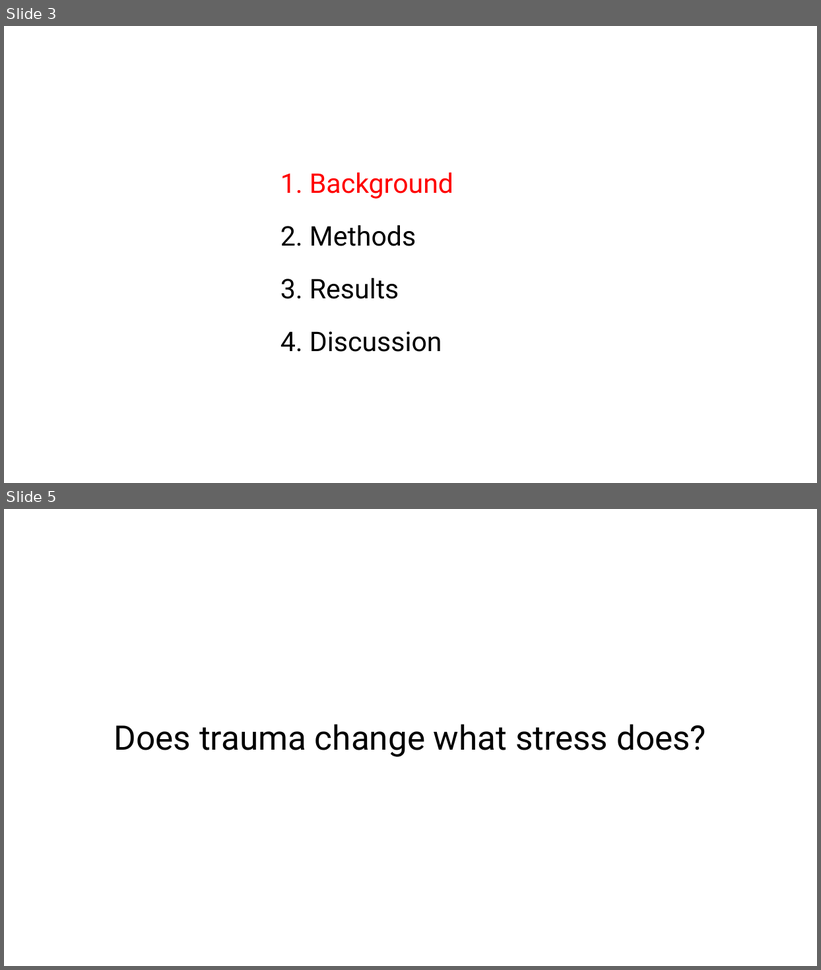
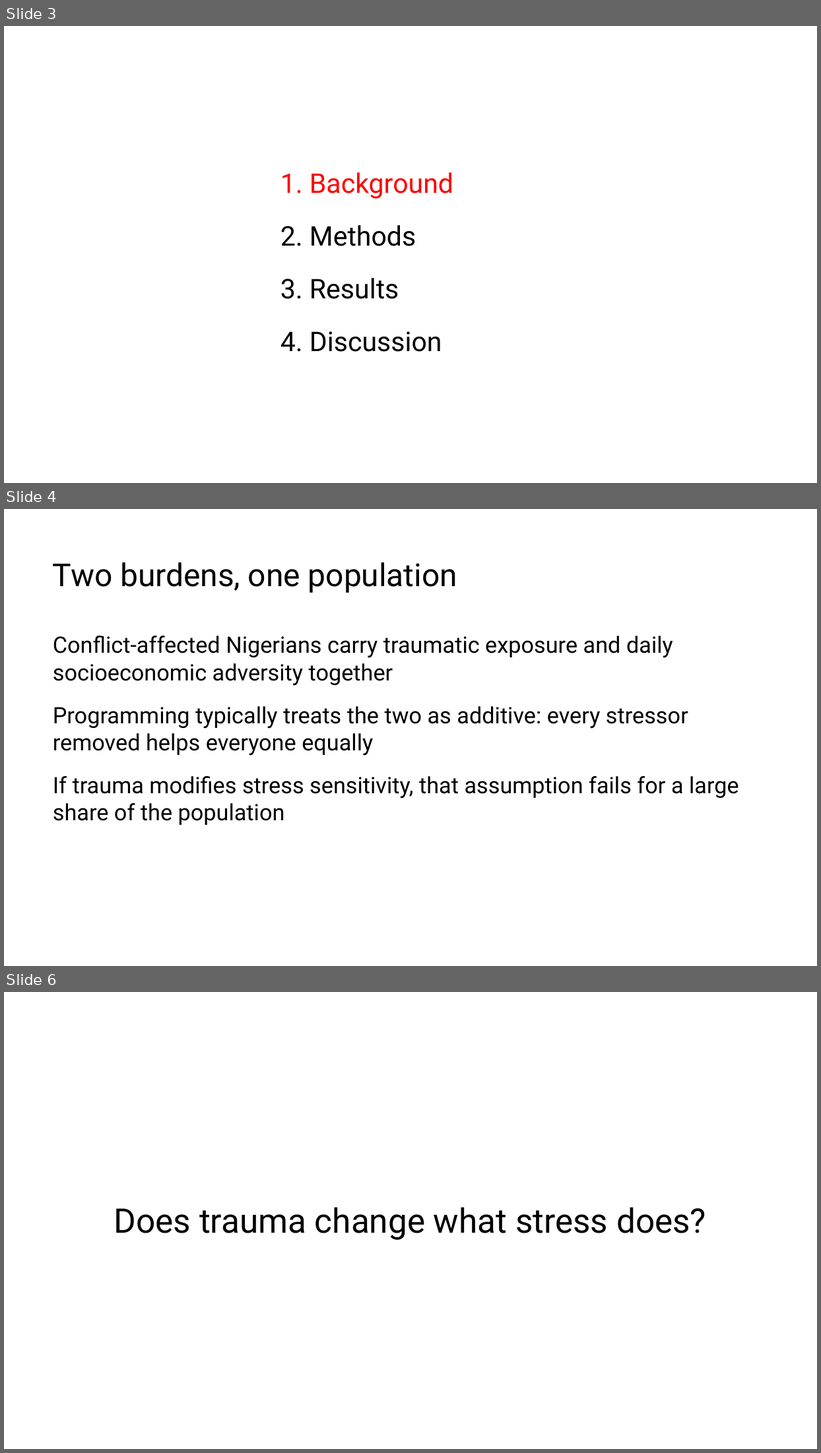
Before and after one commit to MrMoh19/speechify-personal, a slide deck: projects/marvin-stress-trauma/istss_trauma_saturation.pptx. Shown one above the other, each under a label of ours: slides 3 and 5 before the commit, slides 3, 4 and 6 after it; the slides between them are not shown. The pictures are 821x970 and 821x1453 pixels, drawn with LibreOffice and Linux fonts; fonts in the diff are those of the drawing. Boxes give left, top, right and bottom in pixels: in the first picture for what was removed or moved away, otherwise in the second. Text is boxed around its words. In the diff, an @@ line names an element or a change of style, - is before the commit and + after.

```diff
--- a/projects/marvin-stress-trauma/istss_trauma_saturation.pptx
+++ b/projects/marvin-stress-trauma/istss_trauma_saturation.pptx
@@ slide 4 added at (x1=4, y1=509, x2=817, y2=966), background #FFFFFF @@
@@ text added at (x1=53, y1=562, x2=457, y2=593), 28 pt, text #000000 @@
+Two burdens, one population
@@ text added at (x1=53, y1=636, x2=739, y2=825), 20 pt, text #000000 @@
+Conflict-affected Nigerians carry traumatic exposure and daily socioeconomic adversity together
+Programming typically treats the two as additive: every stressor removed helps everyone equally
+If trauma modifies stress sensitivity, that assumption fails for a large share of the population
@@ what was slide 5 is now slide 6 @@
```
Also in this commit, not shown: 6 slides changed, 4 other slides added, 1 slide removed, 1 other file.
